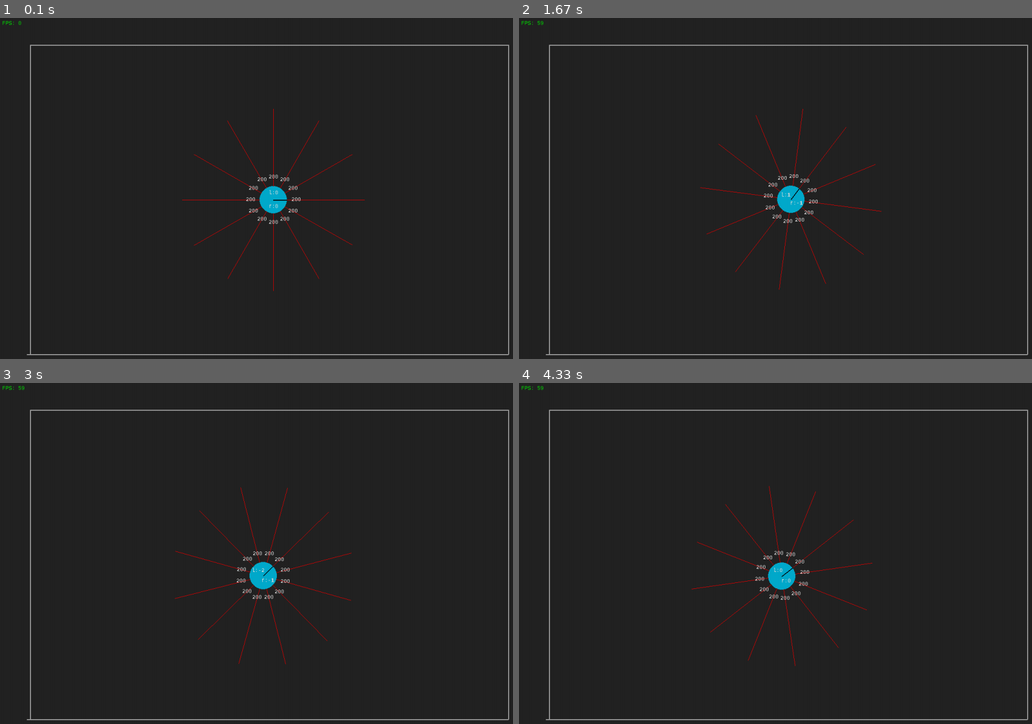
Above: before the commit, frames 1-4 (two rows, left to right).
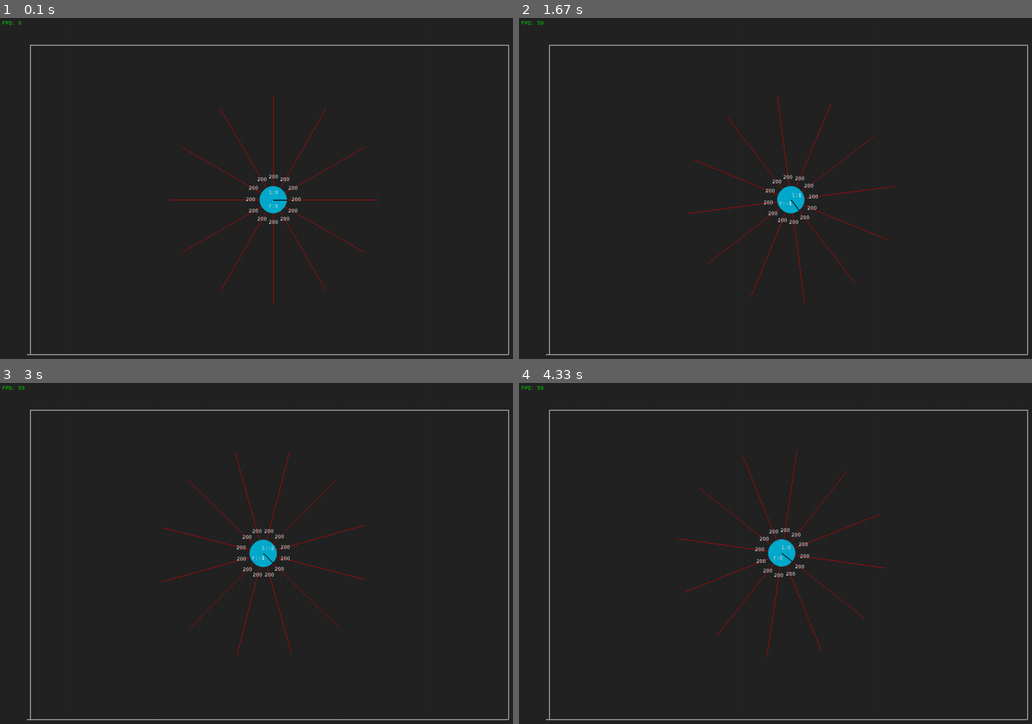
Above: after the commit, the same moments.

Repository: Pascalos99/Autonomous-Robotic-Systems-Assignment
Game: pygame game, started from Assignment 2 - Mobile Robot Simulation/movement.py
The game is run twice, just before and just after one commit, with the same random seed, the same clock (stepped at 60 frames per second) and the same inputs.
Inputs:
- Up to frame 1 (0.1 s): no input
- Up to frame 2 (1.67 s): hold D 0.33-0.8 s; hold W 0.83-1.13 s; hold D 1.17-1.63 s
- Up to frame 3 (3 s): hold A 1.67-2.2 s; tap E at 1.82 s; hold S 2.23-2.53 s; hold A 2.57-2.97 s
- Up to frame 4 (4.33 s): hold W 3-3.37 s; tap X at 3.07, 3.47, 3.77, 4.13 s; hold D 3.4-4.03 s; tap E at 3.55 s; hold S from 4.07 s (still down)

The runs differ from the first frame. In frame 1, 0.1% of the frame differs, in the area x 32-74%, y 22-85%; in frame 2, 1.4%; in frame 3, 1.8%; in frame 4, 1.8%, in the area x 31-72%, y 19-83%.

Commit message:
Added sensor calculations
Sensors now calculate the distance from themselve to a nearby object

Diff:
--- a/Assignment 2 - Mobile Robot Simulation/movement.py
+++ b/Assignment 2 - Mobile Robot Simulation/movement.py
@@ -1,9 +1,10 @@
+import datetime
+import json
+import pathlib
+
+import numpy as np
 import pygame
-import numpy as np
-import datetime
-import pathlib
-import json
-import math
+
 pygame.init()
 pygame.font.init()
 
@@ -20,8 +21,9 @@
         self.vel = [0, 0]
         self.radius = 30
         self.num_sensors = 12
+        self.vision_range = 200
+        self.sensor_lines = {key: [None, self.vision_range] for key in range(self.num_sensors)}
         self.direction = 0
-        self.vision_range = 200
 
     def change_vel(self, left, right):
         self.vel[0] += left
@@ -132,6 +134,34 @@
         res = np.nan_to_num(res)
         return res
 
+    def calculate_sensor(self):
+        for sensor_number, sensor in self.sensor_lines.items():
+            no_intersect_counter = 0
+            sensor_line = sensor[0]
+            x1, y1, x2, y2 = sensor_line[0][0], sensor_line[0][1], sensor_line[1][0], sensor_line[1][1]
+
+            # Check if line intersects with any wall.
+            for wall in self.map.lines:
+                x3, y3, x4, y4 = wall[0][0], wall[0][1], wall[1][0], wall[1][1]
+
+                # Calculate intersection point of line and wall using https://en.m.wikipedia.org/wiki/Line%E2%80%93line_intersection#Given_two_points_on_each_line_segment.
+                t = np.divide((x1 - x3) * (y3 - y4) - (y1 - y3) * (x3 - x4),
+                              (x1 - x2) * (y3 - y4) - (y1 - y2) * (x3 - x4))
+                u = np.divide((x1 - x3) * (y1 - y2) - (y1 - y3) * (x1 - x2),
+                              (x1 - x2) * (y3 - y4) - (y1 - y2) * (x3 - x4))
+
+                if 0 <= t <= 1 and 0 <= u <= 1:
+                    no_intersect_counter = 0
+                    # Line intersects with a wall.
+                    x_intercept, y_intercept = (x1 + t * (x2 - x1), y1 + t * (y2 - y1))
+                    sensor_distance = ((x_intercept - x1) ** 2 + (y_intercept - y1) ** 2) ** 0.5
+                    self.sensor_lines[sensor_number][1] = sensor_distance
+                else:
+                    no_intersect_counter += 1
+                    if no_intersect_counter == len(self.map.lines):
+                        self.sensor_lines[sensor_number][1] = self.vision_range
+
+
     @property
     def v(self):
         return (self.vel[1] + self.vel[0]) / 2
@@ -198,17 +228,18 @@
 
         self.sensitivity = 0.5
         self.key_config = {
-            pygame.K_q: lambda: self.player.change_vel(self.sensitivity, 0),
-            pygame.K_a: lambda: self.player.change_vel(-self.sensitivity, 0),
+            pygame.K_q: lambda: self.player.change_vel(0, self.sensitivity),
+            pygame.K_a: lambda: self.player.change_vel(0, -self.sensitivity),
             pygame.K_w: lambda: self.player.change_vel(self.sensitivity, self.sensitivity),
             pygame.K_s: lambda: self.player.change_vel(-self.sensitivity, -self.sensitivity),
-            pygame.K_e: lambda: self.player.change_vel(0, self.sensitivity),
-            pygame.K_d: lambda: self.player.change_vel(0, -self.sensitivity),
+            pygame.K_e: lambda: self.player.change_vel(self.sensitivity, 0),
+            pygame.K_d: lambda: self.player.change_vel(-self.sensitivity, 0),
             pygame.K_x: lambda: self.player.reset_vel(),
         }
 
     def run(self):
         self.is_running = True
+        self.draw()
         while self.is_running:
             for event in pygame.event.get():
                 if event.type == pygame.QUIT:
@@ -221,6 +252,7 @@
                         pass
 
             self.player.step()
+            self.player.calculate_sensor()
             self.draw()
             self.clock.tick(FPS)
 
@@ -252,17 +284,26 @@
         # Draw all sensor lines
         angle = 2 * np.pi / self.player.num_sensors
         for i in range(self.player.num_sensors):
+            start_x = self.player.pos[0] + self.player.radius * np.sin(i * angle + self.player.direction)
+            start_y = self.player.pos[1] - self.player.radius * np.cos(i * angle + self.player.direction)
+            end_x = self.player.pos[0] + (self.player.vision_range + self.player.radius) * np.sin(
+                i * angle + self.player.direction)
+            end_y = self.player.pos[1] - (self.player.vision_range + self.player.radius) * np.cos(
+                i * angle + self.player.direction)
+
+            self.player.sensor_lines[i][0] = np.array([[start_x, start_y], [end_x, end_y]], dtype=np.float64)
+
             pygame.draw.line(self.win, '#dd0000', start_pos=[
-                self.player.pos[0] + self.player.radius * np.sin(i * angle+ self.player.direction),
-                self.player.pos[1] - self.player.radius * np.cos(i * angle + self.player.direction),
+                start_x,
+                start_y,
             ], end_pos=[
-                self.player.pos[0] + self.player.vision_range * np.sin(i * angle+ self.player.direction),
-                self.player.pos[1] - self.player.vision_range * np.cos(i * angle + self.player.direction),
+                end_x,
+                end_y,
             ], width=1)
 
         # Show motor numbers
-        x_text = FONT.render(f'l:{int(self.player.vel[0] / self.sensitivity)}', False, '#dddddd')
-        y_text = FONT.render(f'r:{int(self.player.vel[1] / self.sensitivity)}', False, '#dddddd')
+        x_text = FONT.render(f'l:{int(self.player.vel[1] / self.sensitivity)}', False, '#dddddd')
+        y_text = FONT.render(f'r:{int(self.player.vel[0] / self.sensitivity)}', False, '#dddddd')
         self.win.blit(x_text, dest=[
             self.player.pos[0] - x_text.get_width() // 2 + (self.player.radius // 2) * np.sin(self.player.direction),
             self.player.pos[1] - x_text.get_height() // 2 - (self.player.radius // 2) * np.cos(self.player.direction),
@@ -274,10 +315,13 @@
 
         # Show Distance Numbers
         for i in range(self.player.num_sensors):
-            text = FONT.render(str(self.player.vision_range), False, '#dddddd')
+            distance = self.player.sensor_lines[i][1]
+            text = FONT.render(str(int(round(distance, 0))), False, '#dddddd')
             self.win.blit(text, dest=[
-                self.player.pos[0] - text.get_width() // 2 + (self.player.radius + 20) * np.sin(i * angle+ self.player.direction),
-                self.player.pos[1] - text.get_height() // 2 - (self.player.radius + 20) * np.cos(i * angle + self.player.direction),
+                self.player.pos[0] - text.get_width() // 2 + (self.player.radius + 20) * np.sin(
+                    i * angle + self.player.direction),
+                self.player.pos[1] - text.get_height() // 2 - (self.player.radius + 20) * np.cos(
+                    i * angle + self.player.direction),
             ])
 
     def clear(self):
